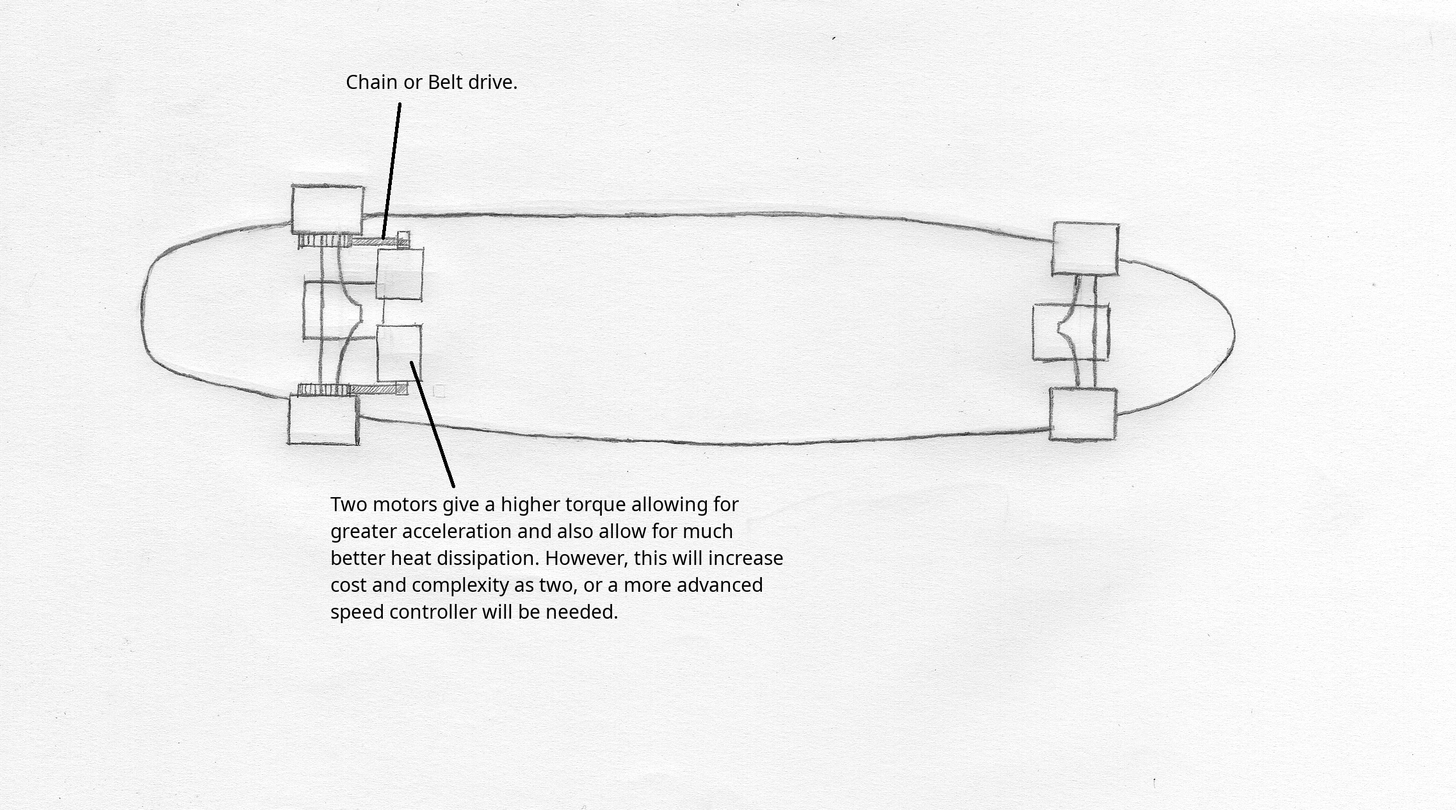
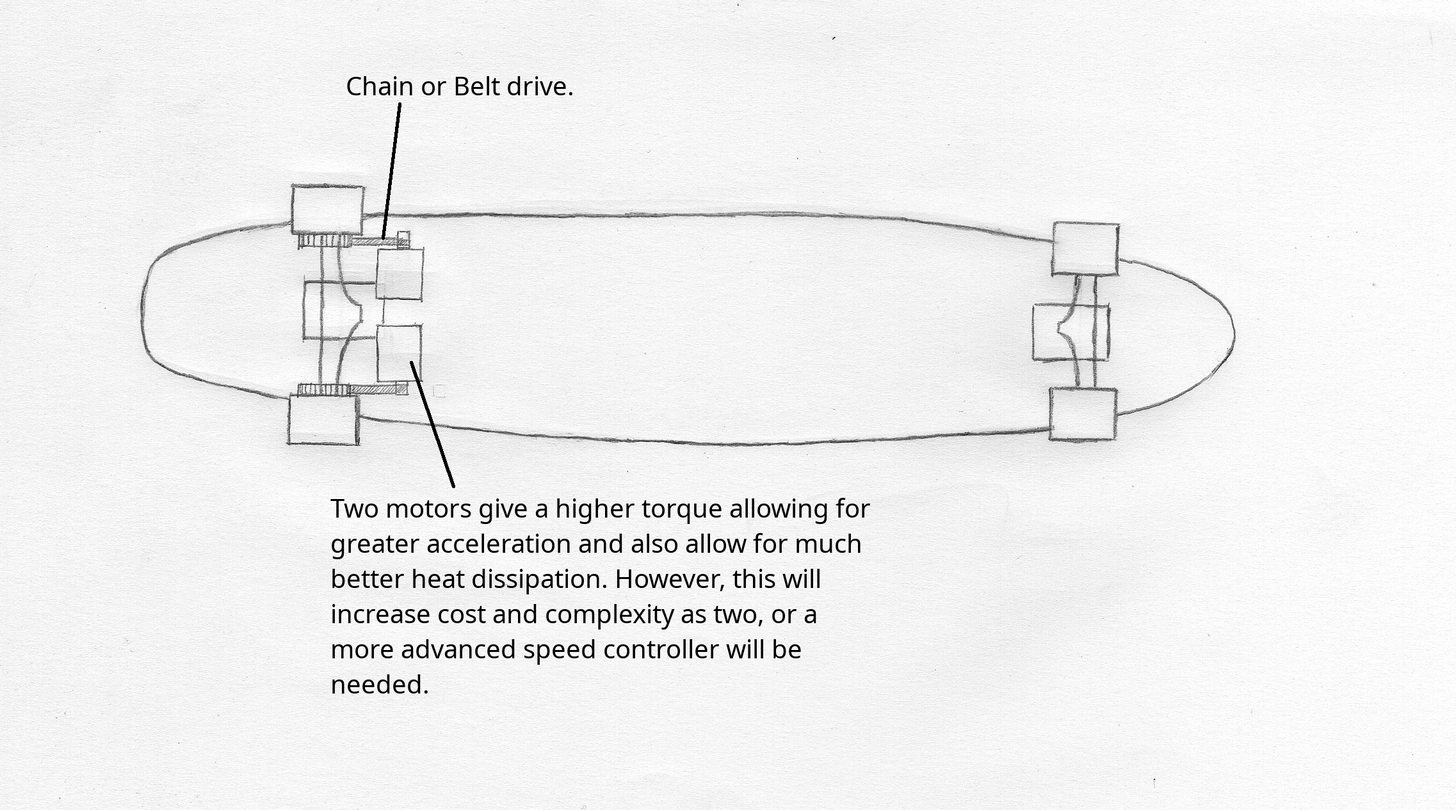
Comparing the layer stacks of the two w=1456, h=810 images. Changes:
painted on "Chain or Belt drive." over [346, 74, 573, 96]
painted on "Two motors give a higher torqu..." over [330, 496, 870, 694]
